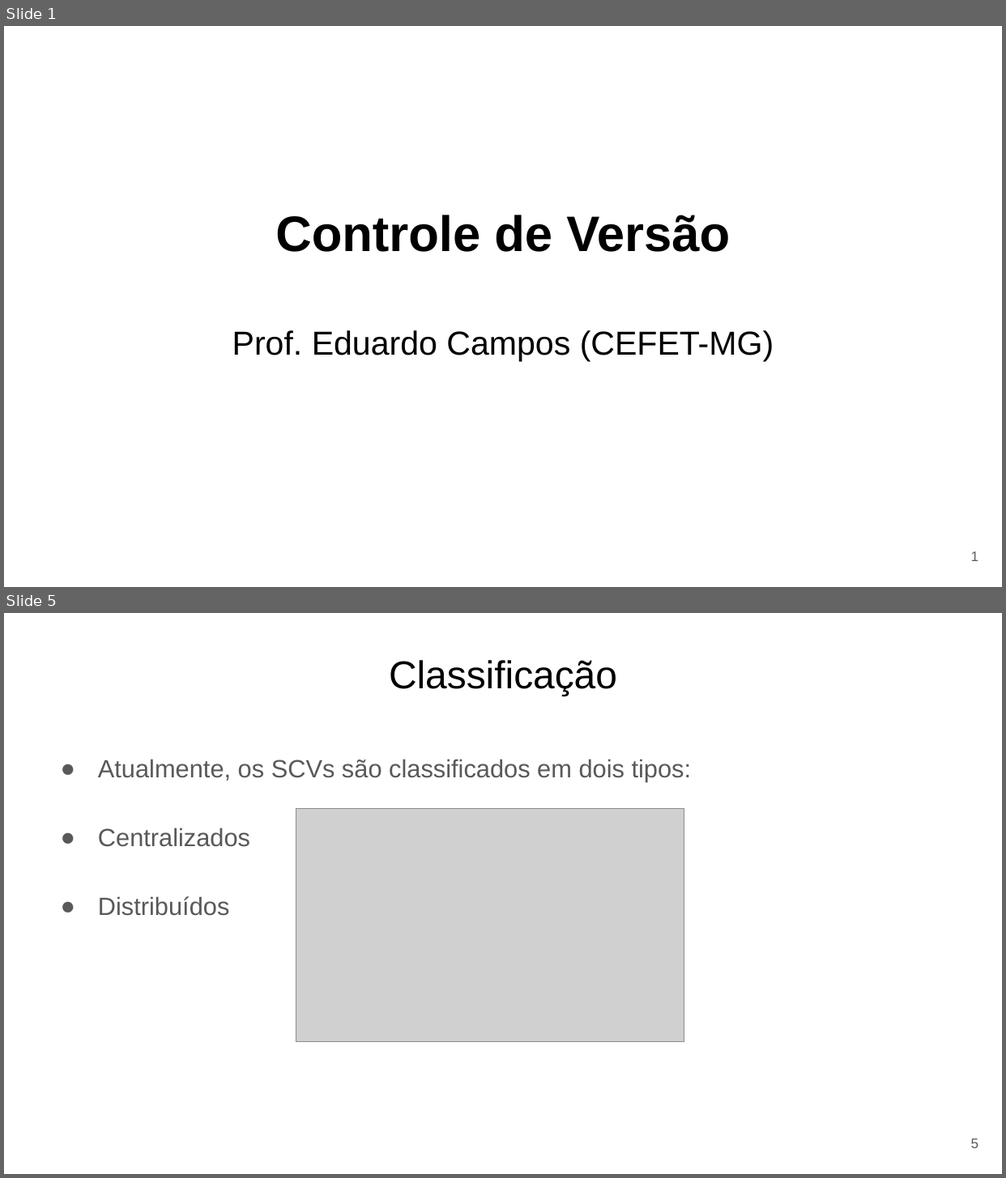
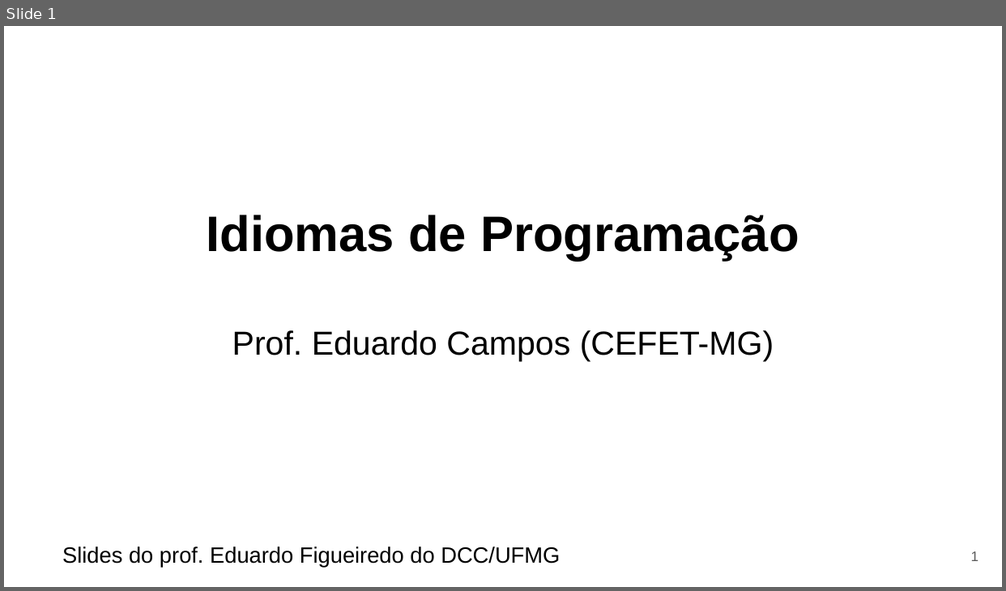
Before and after one commit to eduardocunha11/firstblog, a slide deck: aulas/gsi526/aula13-idiomas-programacao.pptx. Shown one above the other, each under a label of ours: slides 1 and 5 before the commit, slide 1 after it; the slides between them are not shown. The pictures are 1006x1178 and 1006x591 pixels, drawn with LibreOffice and Linux fonts; fonts in the diff are those of the drawing; grey boxes stand for pictures. Boxes give left, top, right and bottom in pixels: in the first picture for what was removed or moved away, otherwise in the second. Text is boxed around its words. In the diff, an @@ line names an element or a change of style, - is before the commit and + after.

Commit message:
add aula sobre idiomas de programacao

```diff
--- a/aulas/gsi526/aula13-idiomas-programacao.pptx
+++ b/aulas/gsi526/aula13-idiomas-programacao.pptx
@@ slide 5 removed at [4, 613, 1002, 1174], background #FFFFFF @@
@@ title removed at [389, 660, 617, 696] @@
-Classificação
@@ text removed at [98, 759, 692, 916] @@
-● Atualmente, os SCVs são classificados em dois tipos:
-● Centralizados
-● Distribuídos
@@ picture removed at [296, 808, 684, 1042] @@
@@ page number removed at [971, 1139, 979, 1148] @@
-5
@@ slide 1 changed as well @@
@@ title at [206, 215, 799, 261]: text changed @@
-Controle de Versão
+Idiomas de Programação
@@ text added at [62, 547, 560, 567], 16 pt, text #000000 @@
+Slides do prof. Eduardo Figueiredo do DCC/UFMG
```
Also in this commit, not shown: 1 other slide changed, 19 slides added, 22 other slides removed, 4 other files.
